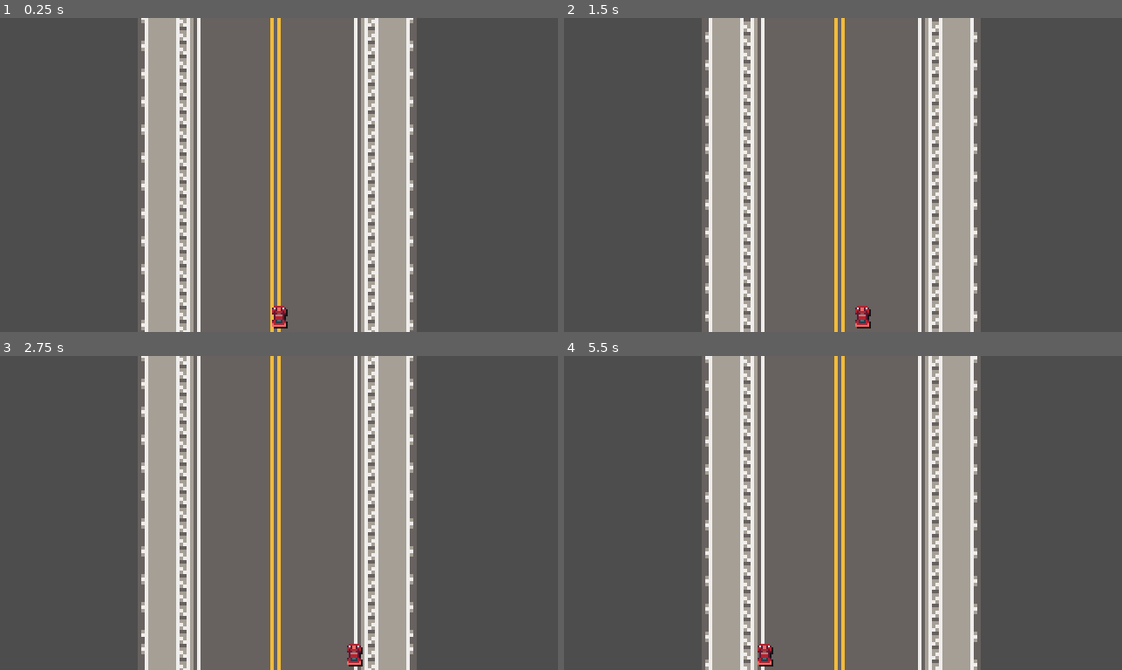
Above: before the commit, frames 1-4 (two rows, left to right).
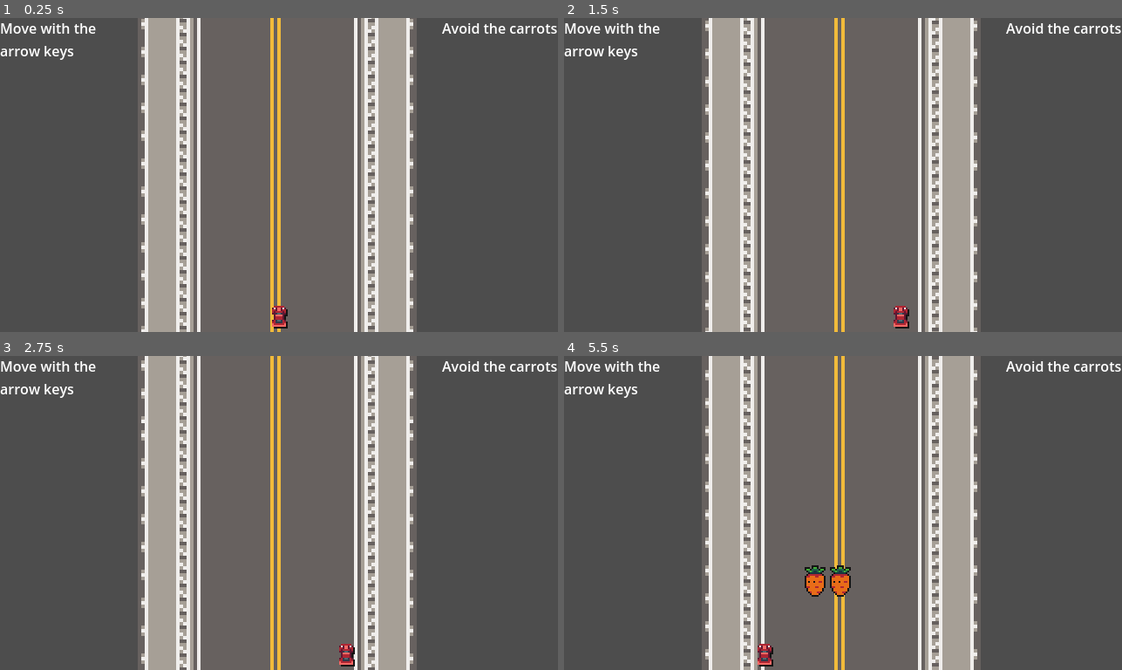
Above: after the commit, the same moments.

Repository: omaranwr/gmtk-gamejam-2025
Game: Godot game, scene res://main.tscn
The game is run twice, just before and just after one commit, with the same random seed, the same clock (stepped at 60 frames per second) and the same inputs.
Inputs:
- Up to frame 1 (0.25 s): no input
- Up to frame 2 (1.5 s): hold Right (ui_right) 0.53-1.28 s; hold Left (ui_left) from 1.28 s (still down)
- Up to frame 3 (2.75 s): release Left (ui_left) at 2.03 s; hold Right (ui_right) from 2.03 s (still down)
- Up to frame 4 (5.5 s): release Right (ui_right) at 3.53 s; hold Left (ui_left) from 3.53 s (still down)

The runs differ from the first frame. In frame 1, 3.4% of the frame differs, in the area x 0-100%, y 0-100%; in frame 2, 3.7%; in frame 3, 3.8%; in frame 4, 4.5%.

Commit message:
add spawning obstacles

Diff:
--- a/car.gd
+++ b/car.gd
@@ -17,9 +17,9 @@
 
 func _physics_process(delta: float) -> void:
 
-	drifting_speed = Global.game_speed
-	acceleration = drifting_speed / (ms_to_max_speed / 1000)
-	friction = drifting_speed / (ms_to_stop / 1000)
+	var current_drifting_speed = min(Global.game_speed, drifting_speed) / 2.5
+	acceleration = current_drifting_speed / (ms_to_max_speed / 1000)
+	friction = current_drifting_speed / (ms_to_stop / 1000)
 	acceleration += friction
 
 	velocity.y = -Global.game_speed
@@ -30,9 +30,10 @@
 	if sign(velocity.x) == friction_direction:
 		velocity.x = 0
 
-	velocity.x = clamp(velocity.x, -drifting_speed, drifting_speed)
+	velocity.x = clamp(velocity.x, -current_drifting_speed, current_drifting_speed)
 
 	move_and_slide()
+	Global.player_position = position
 
 func _unhandled_input(_event: InputEvent) -> void:
 	direction = Input.get_axis("ui_left", "ui_right")
--- a/car.tscn
+++ b/car.tscn
@@ -7,6 +7,7 @@
 radius = 4.0
 
 [node name="Car" type="CharacterBody2D"]
+collision_mask = 4
 script = ExtResource("1_uoj53")
 
 [node name="Sprite2D" type="Sprite2D" parent="."]
--- a/global.gd
+++ b/global.gd
@@ -1,7 +1,8 @@
 extends Node
 
-var game_speed : float = 200
-var _speed_increase : float = 1
+var game_speed : float = 150
+var player_position : Vector2 = Vector2.ZERO
+var _speed_increase : float = 5
 
 func _physics_process(delta: float) -> void:
 	game_speed += _speed_increase*delta
--- a/main.tscn
+++ b/main.tscn
@@ -1,15 +1,26 @@
-[gd_scene load_steps=4 format=3 uid="uid://bw5m1gnsjw1mq"]
+[gd_scene load_steps=5 format=3 uid="uid://bw5m1gnsjw1mq"]
 
 [ext_resource type="Texture2D" uid="uid://k875muuxgc5u" path="res://assets/Highway_road_96_x_64.png" id="1_0xm2m"]
 [ext_resource type="PackedScene" uid="uid://j7x12o6cbgvx" path="res://car.tscn" id="2_0xm2m"]
+[ext_resource type="Script" uid="uid://croks8l3xy5gi" path="res://world.gd" id="2_h2yge"]
 
 [sub_resource type="WorldBoundaryShape2D" id="WorldBoundaryShape2D_0xm2m"]
 
 [node name="Main" type="Node"]
 
+[node name="Car" parent="." instance=ExtResource("2_0xm2m")]
+position = Vector2(1, 64)
+
+[node name="RemoteTransform2D" type="RemoteTransform2D" parent="Car"]
+remote_path = NodePath("../../Camera2D")
+update_rotation = false
+update_scale = false
+
 [node name="World" type="Node2D" parent="."]
+script = ExtResource("2_h2yge")
 
 [node name="Parallax2D" type="Parallax2D" parent="World"]
+z_index = -1
 repeat_size = Vector2(0, 1000)
 repeat_times = 2
 
@@ -22,6 +33,8 @@
 
 [node name="WorldBorders" type="StaticBody2D" parent="World"]
 scale = Vector2(2, 2)
+collision_layer = 4
+collision_mask = 0
 
 [node name="CollisionShape2D" type="CollisionShape2D" parent="World/WorldBorders"]
 position = Vector2(-24, 0)
@@ -33,13 +46,8 @@
 rotation = -1.5708
 shape = SubResource("WorldBoundaryShape2D_0xm2m")
 
-[node name="Car" parent="." instance=ExtResource("2_0xm2m")]
-position = Vector2(1, 64)
-
-[node name="RemoteTransform2D" type="RemoteTransform2D" parent="Car"]
-remote_path = NodePath("../../Camera2D")
-update_rotation = false
-update_scale = false
+[node name="SpawnTimer" type="Timer" parent="World"]
+autostart = true
 
 [node name="Camera2D" type="Camera2D" parent="."]
 position = Vector2(1, 64)
@@ -48,3 +56,22 @@
 drag_horizontal_enabled = true
 drag_left_margin = 1.0
 drag_right_margin = 1.0
+
+[node name="CanvasLayer" type="CanvasLayer" parent="."]
+
+[node name="Label" type="Label" parent="CanvasLayer"]
+offset_right = 40.0
+offset_bottom = 23.0
+text = "Move with the
+arrow keys"
+
+[node name="Label2" type="Label" parent="CanvasLayer"]
+anchors_preset = 1
+anchor_left = 1.0
+anchor_right = 1.0
+offset_left = -133.0
+offset_bottom = 23.0
+grow_horizontal = 0
+text = "Avoid the carrots"
+
+[connection signal="timeout" from="World/SpawnTimer" to="World" method="_on_spawn_timer_timeout"]
--- /dev/null
+++ b/obstacle.gd
@@ -0,0 +1,5 @@
+extends Area2D
+
+
+func _on_body_entered(body: Node2D) -> void:
+	get_tree().quit()
--- /dev/null
+++ b/obstacle.tscn
@@ -0,0 +1,21 @@
+[gd_scene load_steps=4 format=3 uid="uid://fogdi3yoxvrx"]
+
+[ext_resource type="Script" uid="uid://bueiltk4q4jr0" path="res://obstacle.gd" id="1_aubd6"]
+[ext_resource type="Texture2D" uid="uid://dpvhtkm7bv0k3" path="res://assets/Carrot_32_x_32.png" id="1_sl1jc"]
+
+[sub_resource type="CircleShape2D" id="CircleShape2D_aubd6"]
+radius = 5.0
+
+[node name="Obstacle" type="Area2D"]
+collision_layer = 2
+script = ExtResource("1_aubd6")
+
+[node name="Sprite2D" type="Sprite2D" parent="."]
+texture = ExtResource("1_sl1jc")
+hframes = 3
+
+[node name="CollisionShape2D" type="CollisionShape2D" parent="."]
+position = Vector2(0, 8)
+shape = SubResource("CircleShape2D_aubd6")
+
+[connection signal="body_entered" from="." to="." method="_on_body_entered"]
--- /dev/null
+++ b/world.gd
@@ -0,0 +1,32 @@
+extends Node2D
+
+var obstacle : PackedScene = preload("res://obstacle.tscn")
+
+
+func _spawn_obstacle(number: int = 1) -> void:
+	var positions: Array[float] = []
+	for i in number:
+		var scene = obstacle.instantiate()
+		add_child(scene)
+		scene.global_position.y = Global.player_position.y - 640
+		var x_position: float = clamp(
+			Global.player_position.x + randf_range(-30, 30),
+			-48, 48)
+		var break_from_loop: bool = false
+		while not break_from_loop:
+			for position in positions:
+				if x_position+12 > position and x_position-12 < position:
+					print(positions, x_position)
+					x_position = clamp(
+					Global.player_position.x + randf_range(-30, 30),
+					-48, 48)
+				else:
+					break_from_loop = true
+					break
+			if positions.is_empty(): break
+		scene.global_position.x = x_position
+		positions.append(scene.global_position.x)
+
+
+func _on_spawn_timer_timeout() -> void:
+	_spawn_obstacle(randi_range(1, 3))
Binary file added: assets/Carrot_32_x_32.png
Not shown, added: assets/Carrot_32_x_32.png.import
Not shown, added: obstacle.gd.uid
Not shown, added: world.gd.uid
